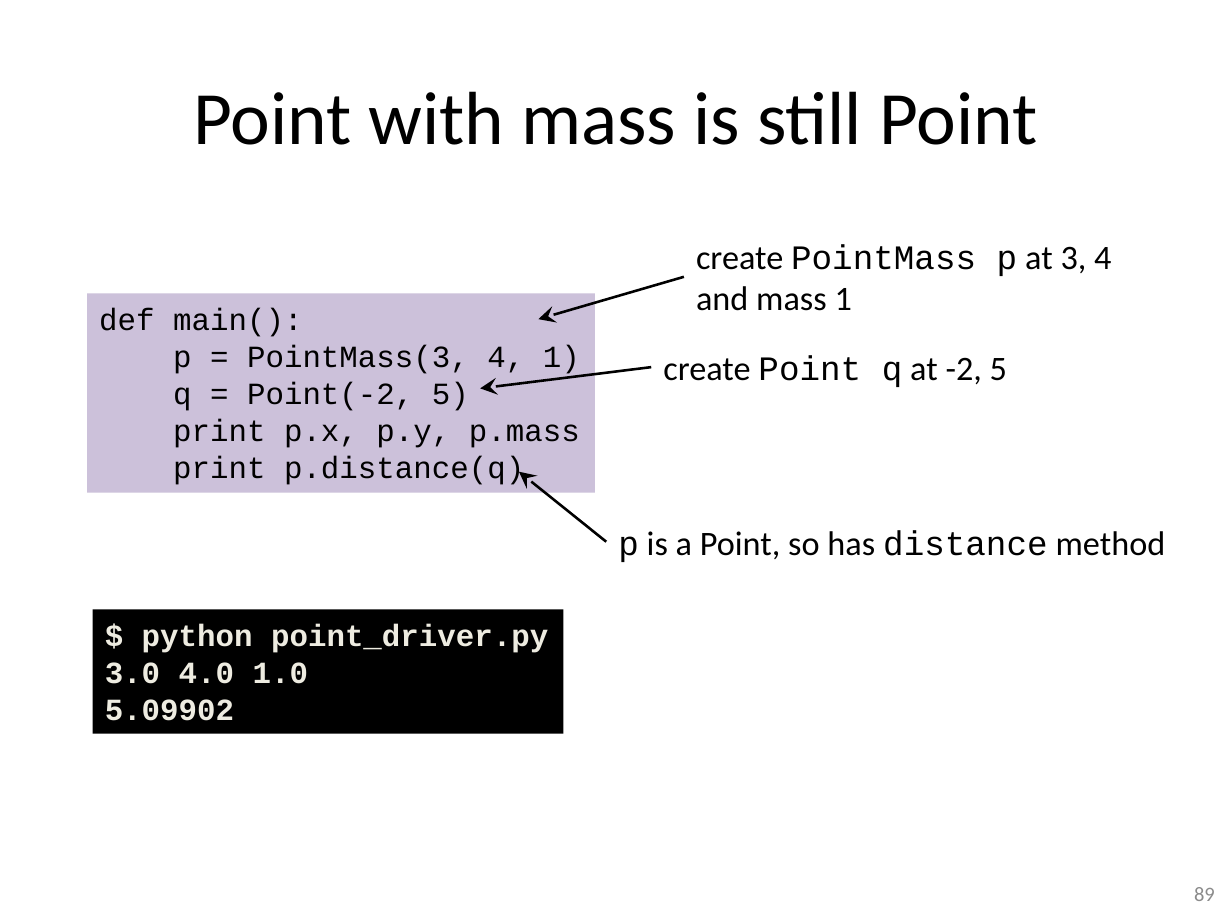
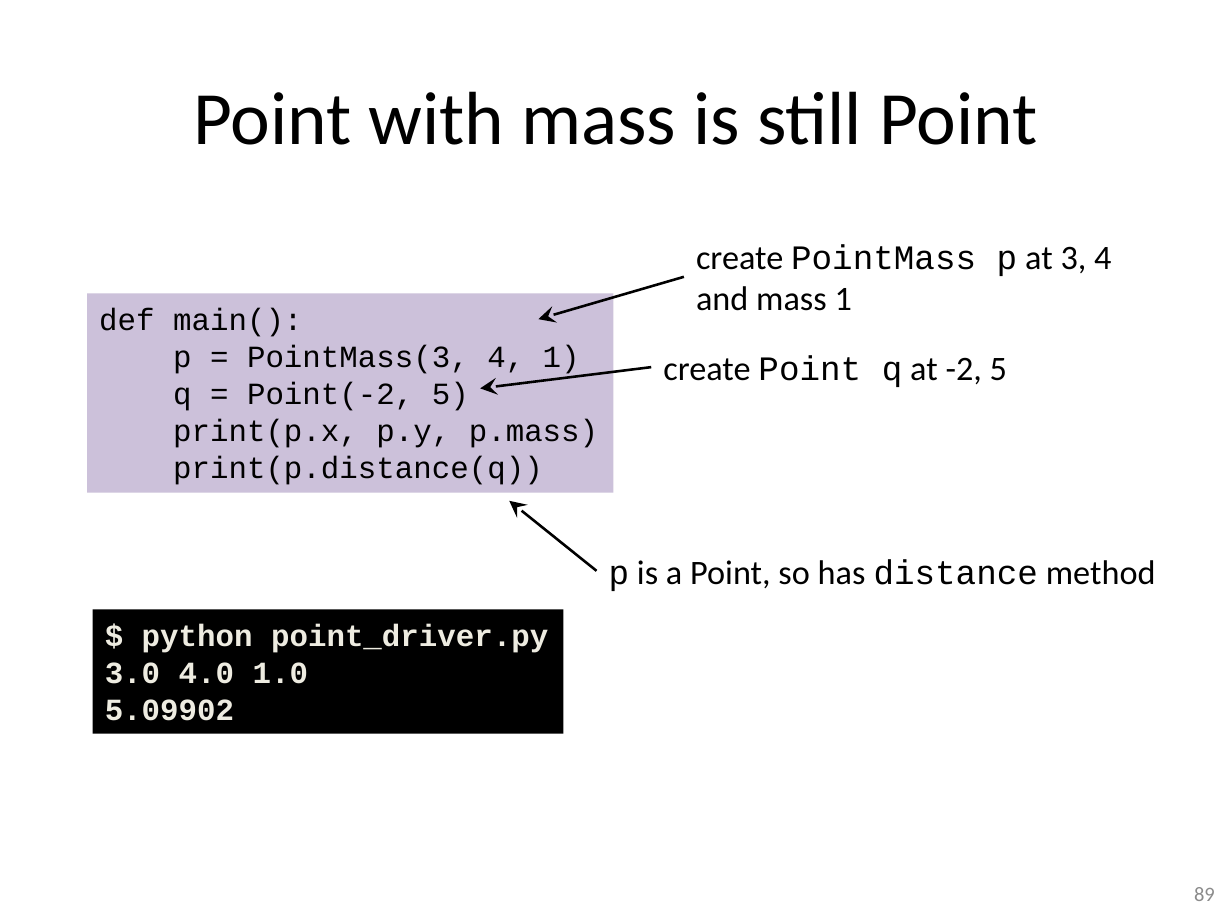
Before and after one commit to gjbex/training-material, a slide deck: slide 89 of Python/python-intro.pptx. Drawn at 1232x924 pixels with LibreOffice and Linux fonts; fonts in the diff are those of the drawing. Boxes give left, top, right and bottom in pixels: in the first picture for what was removed or moved away, otherwise in the second. Text is boxed around its words. In the diff, an @@ line names an element or a change of style, - is before the commit and + after.

```diff
--- a/Python/python-intro.pptx
+++ b/Python/python-intro.pptx
@@ rectangle "def main():" resized from (x1=87, y1=293, x2=595, y2=493) to (x1=87, y1=293, x2=614, y2=493) @@
@@ text in rectangle at (x1=173, y1=419, x2=598, y2=485): text changed @@
-print p.x, p.y, p.mass
-print p.distance(q)
+print(p.x, p.y, p.mass)
+print(p.distance(q))
@@ arrow moved from (606, 542) - (519, 472) to (596, 570) - (509, 500) @@
@@ text "p is a Point, so ..." moved from (x1=618, y1=530, x2=1166, y2=562) to (x1=609, y1=559, x2=1156, y2=591) @@
```
Also in this commit, not shown: 31 other slides changed, 3 slides added, 1 slide removed.
